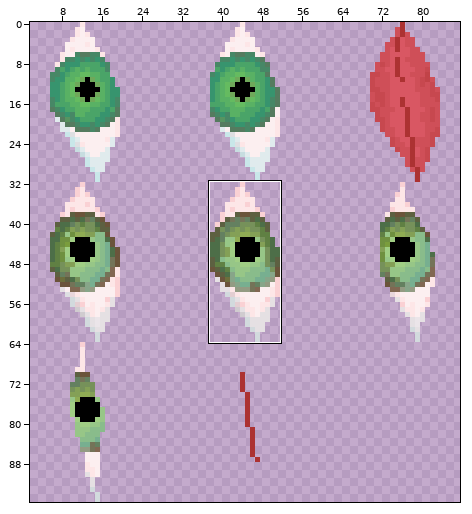
File history of a sprite sheet, Assets/Sprites/Eye.png. Above: a wide view before the commit, with the close-up outlined.
Close-up. Before the commit:
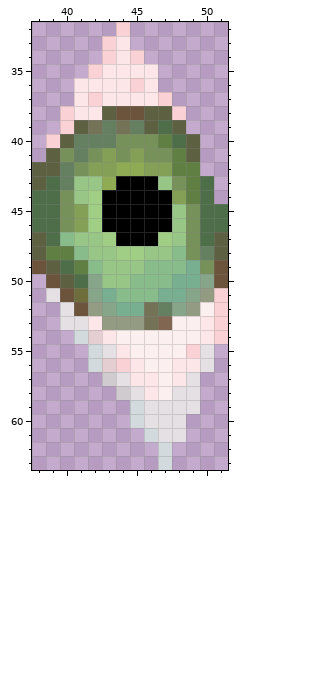
The file is 96x96 pixels. Colours within 5 levels of each other are drawn and written as one. Shown: x 38..51, y 32..63. The wide view leaves out empty margins. The commit also changed other parts of the picture, which this record leaves out.
New version:
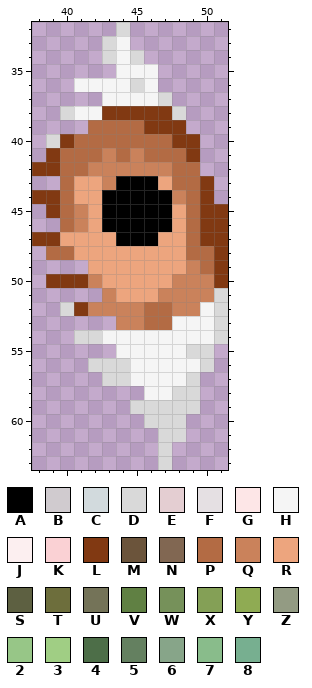
Palette (. is transparent): A #000000  B #d0cbcf  C #d2dadd  D #d9d9d9  E #e4ced2  F #e5e0e3  G #fde6e7  H #f5f5f5  J #fceff0  K #fad1d4  L #813912  M #6b543b  N #816752  P #b36b44  Q #ca825b  R #eda57e  S #5d6041  T #6d6e3c  U #747358  V #608043  W #76915a  X #84a056  Y #8fab53  Z #939b83  2 #97c687  3 #a0ce84  4 #4d6e48  5 #648060  6 #87a589  7 #89bc8b  8 #77af90
The edit:
Changed rows in their new state; - is an unchanged pixel.
first column x 38:
32 ------D-------
33 -----DH-------
34 -----DHD------
35 ----..HHH-----
36 ---HHHHDH-----
37 ---..HHHHD----
38 --DHHLLLLLD---
39 --..PPPPLLL---
40 -DLPPPPPPPLL--
41 -LPPPQPQPPPL--
42 LLPPQQQQQQPP--
43 ..PRRQ---RPPL-
44 LLPRR-----QPL-
45 .LPQR-----RPLL
46 ..PQR-----RPLL
47 LLRRRR---RRPLL
48 .PPRRRRRRRRPPL
49 ....RRRRRRRQPL
50 -LLLQRRRRRQQQL
51 -....QRRRQQQQD
52 --DLQQQQPPQQHD
53 --....QQPPHHHD
54 ---DDHHHHHHHHD
55 ----..HHHHHDD-
56 ----DDDHHHHHD-
57 -----DDHHHHD--
58 ------..HHDD--
59 -------DDDDD--
60 -------.DDD---
61 --------.DD---
62 ---------D----
63 ---------D----
